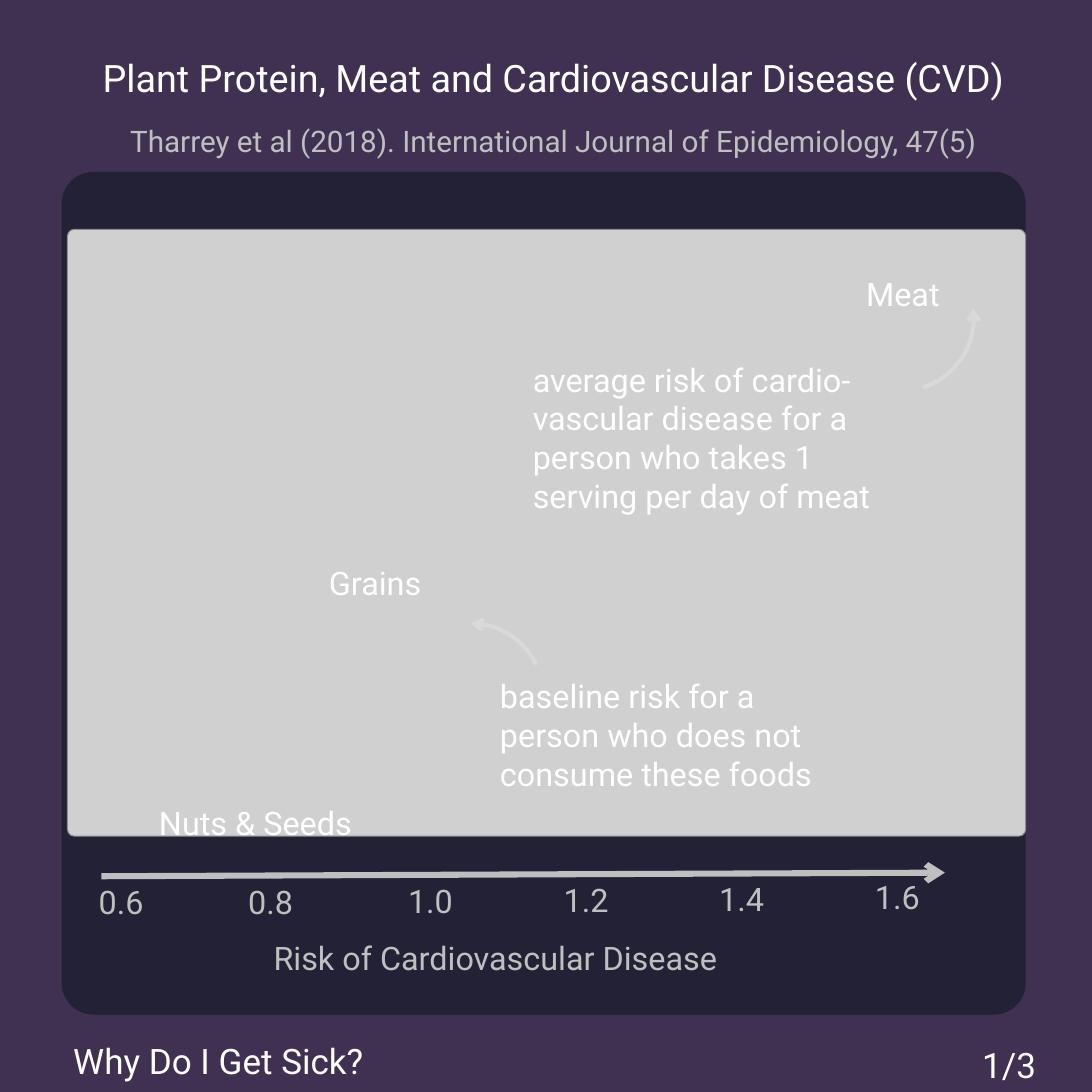
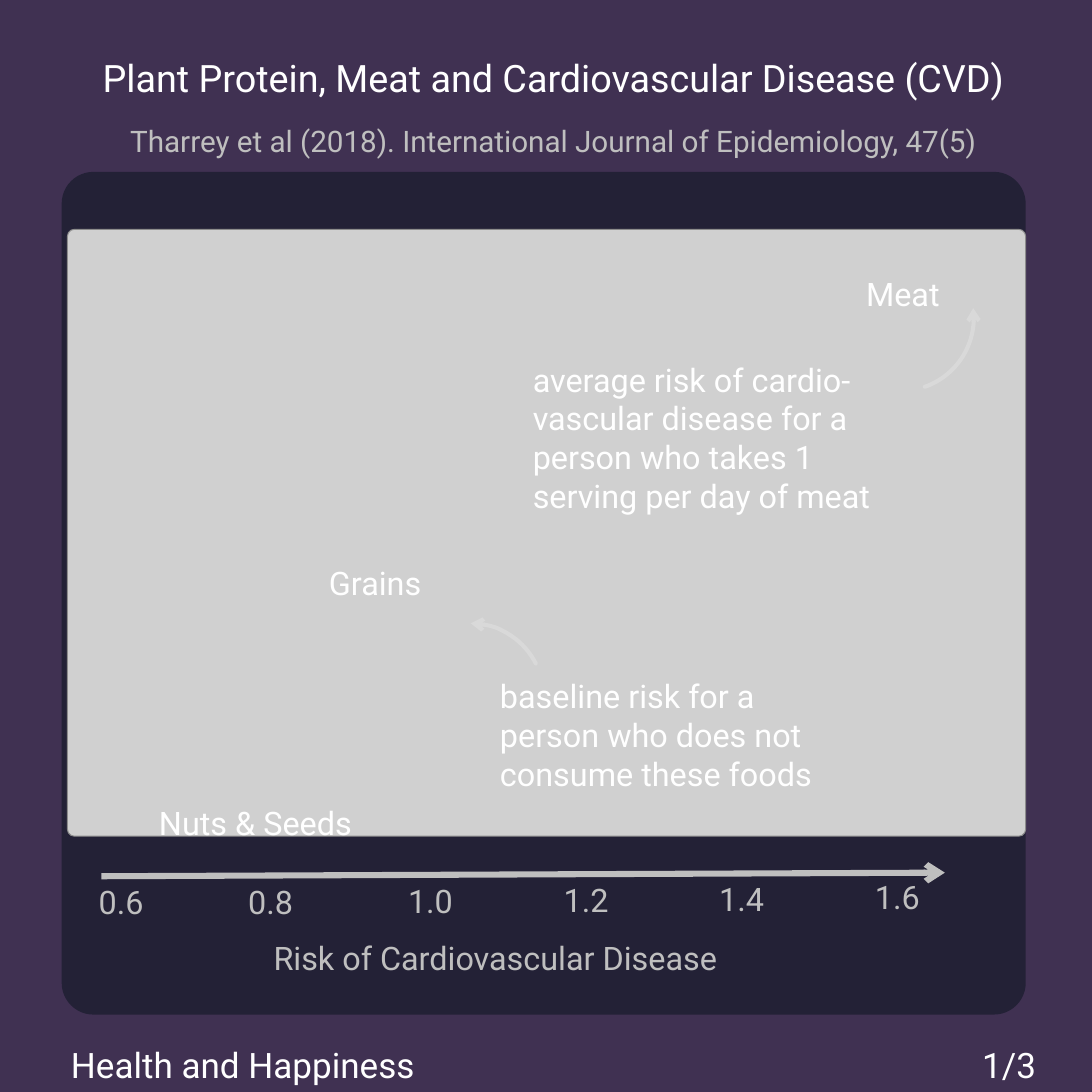
Before and after one commit to msimbao/counselsonlifestyle, a slide deck: slide 1 of posts/MeatVsPlansCVD/slides.pptx. Drawn at 1092x1092 pixels with LibreOffice and Linux fonts; fonts in the diff are those of the drawing; grey boxes stand for pictures. Boxes give left, top, right and bottom in pixels: in the first picture for what was removed or moved away, otherwise in the second. Text is boxed around its words. In the diff, an @@ line names an element or a change of style, - is before the commit and + after.

```diff
--- a/posts/MeatVsPlansCVD/slides.pptx
+++ b/posts/MeatVsPlansCVD/slides.pptx
@@ text removed at (x1=73, y1=1047, x2=363, y2=1082) @@
-Why Do I Get Sick?
@@ text added at (x1=71, y1=1051, x2=414, y2=1085), 26 pt, text #FFFFFF @@
+Health and Happiness
```
Also in this commit, not shown: 2 other slides changed, 12 other files.
